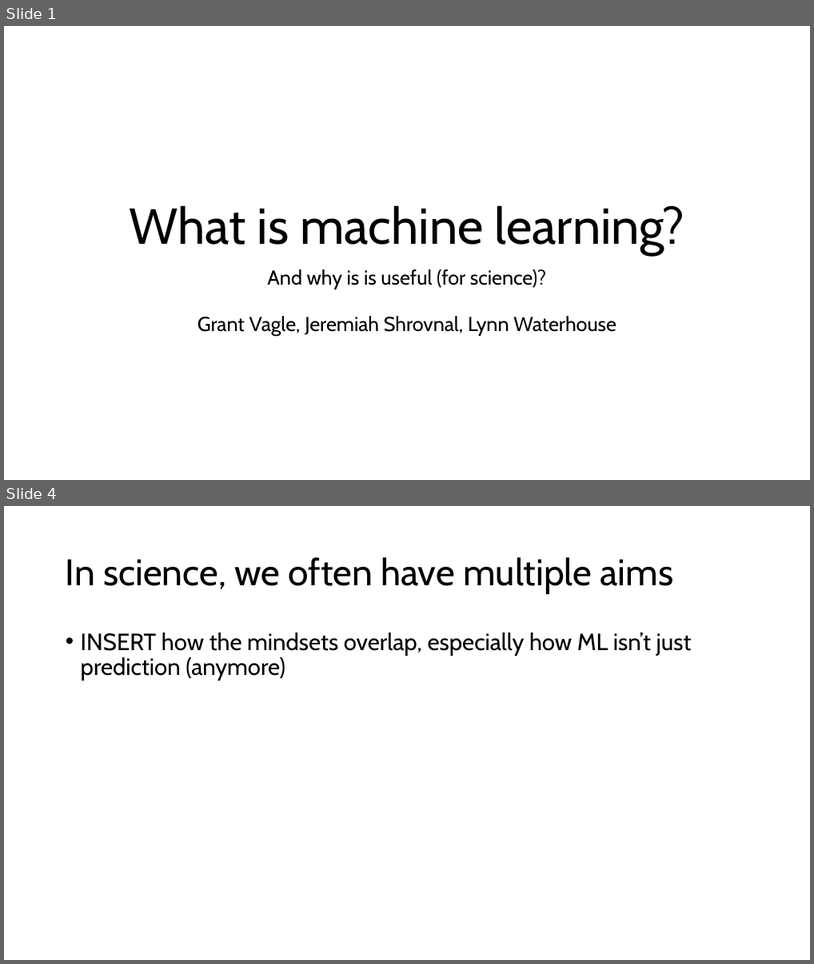
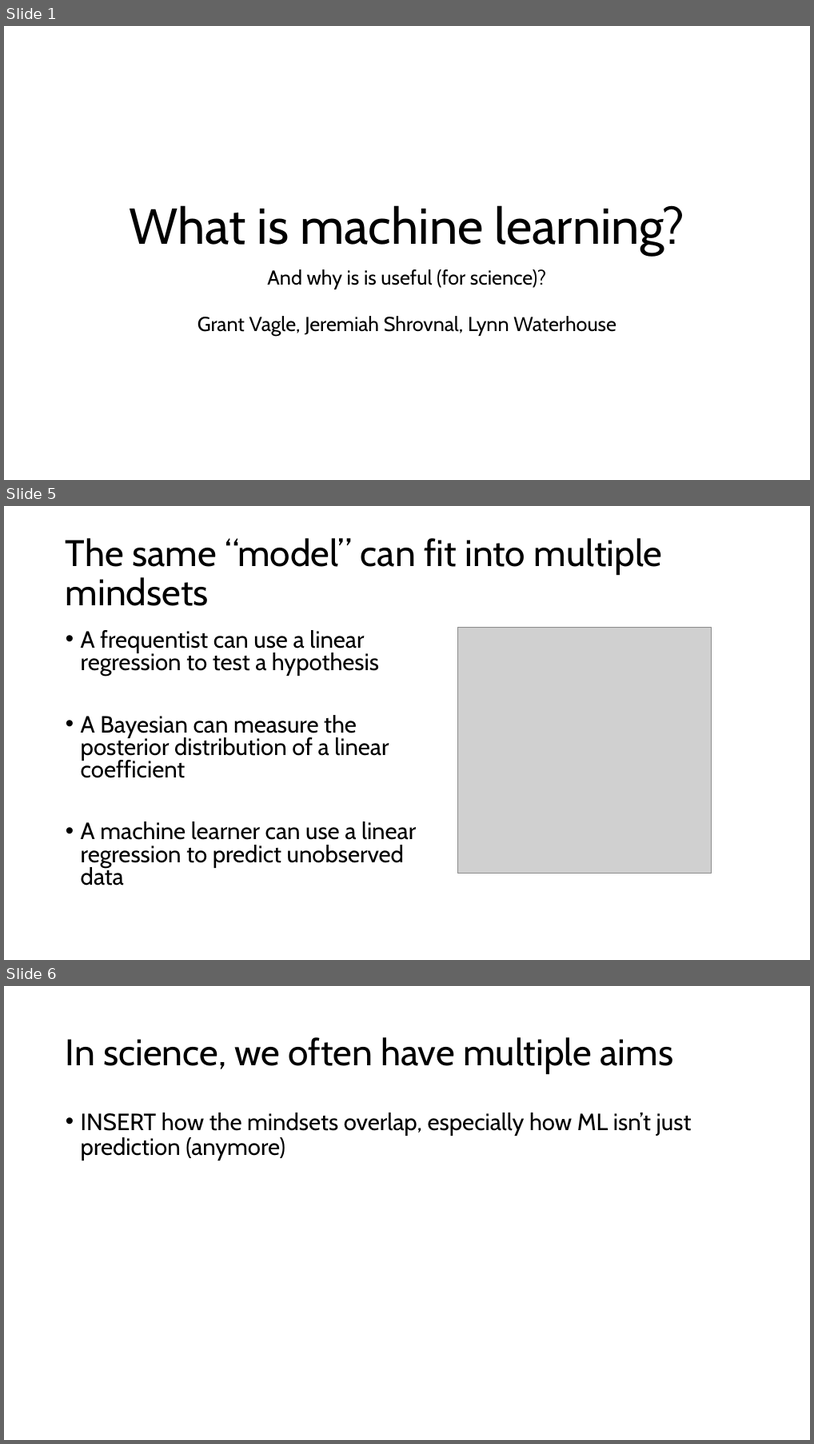
Before and after one commit to grantvagle/ml_methods_workshop, a slide deck: slides/01_what_is_ml.pptx. Shown one above the other, each under a label of ours: slides 1 and 4 before the commit, slides 1, 5 and 6 after it; the slides between them are not shown. The pictures are 814x964 and 814x1444 pixels, drawn with LibreOffice and Linux fonts; fonts in the diff are those of the drawing; grey boxes stand for pictures. Boxes give left, top, right and bottom in pixels: in the first picture for what was removed or moved away, otherwise in the second. Text is boxed around its words. In the diff, an @@ line names an element or a change of style, - is before the commit and + after.

```diff
--- a/slides/01_what_is_ml.pptx
+++ b/slides/01_what_is_ml.pptx
@@ slide 5 added at <box>4,506,810,960</box>, background #FFFFFF @@
@@ title added at <box>66,538,663,606</box>, 44 pt, text #000000 @@
+The same “model” can fit into multiple mindsets
@@ text added at <box>81,630,416,885</box>, 28 pt, text #000000 @@
+• A frequentist can use a linear regression to test a hypothesis
+• A Bayesian can measure the posterior distribution of a linear coefficient
+• A machine learner can use a linear regression to predict unobserved data
@@ picture added at <box>458,627,712,873</box> @@
@@ what was slide 4 is now slide 6 @@
```
Also in this commit, not shown: 1 slide changed, 2 other slides added, 1 slide removed.
